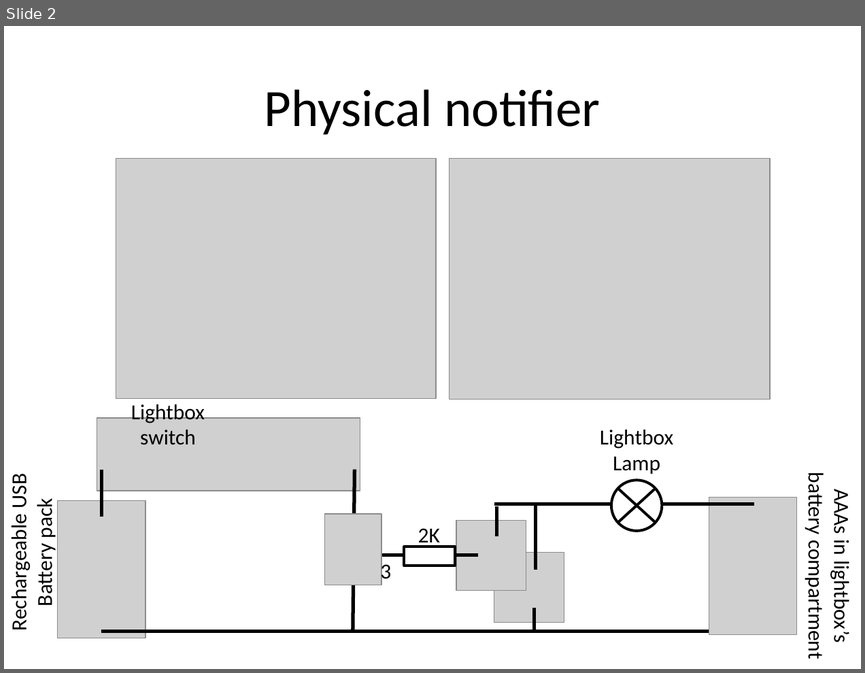
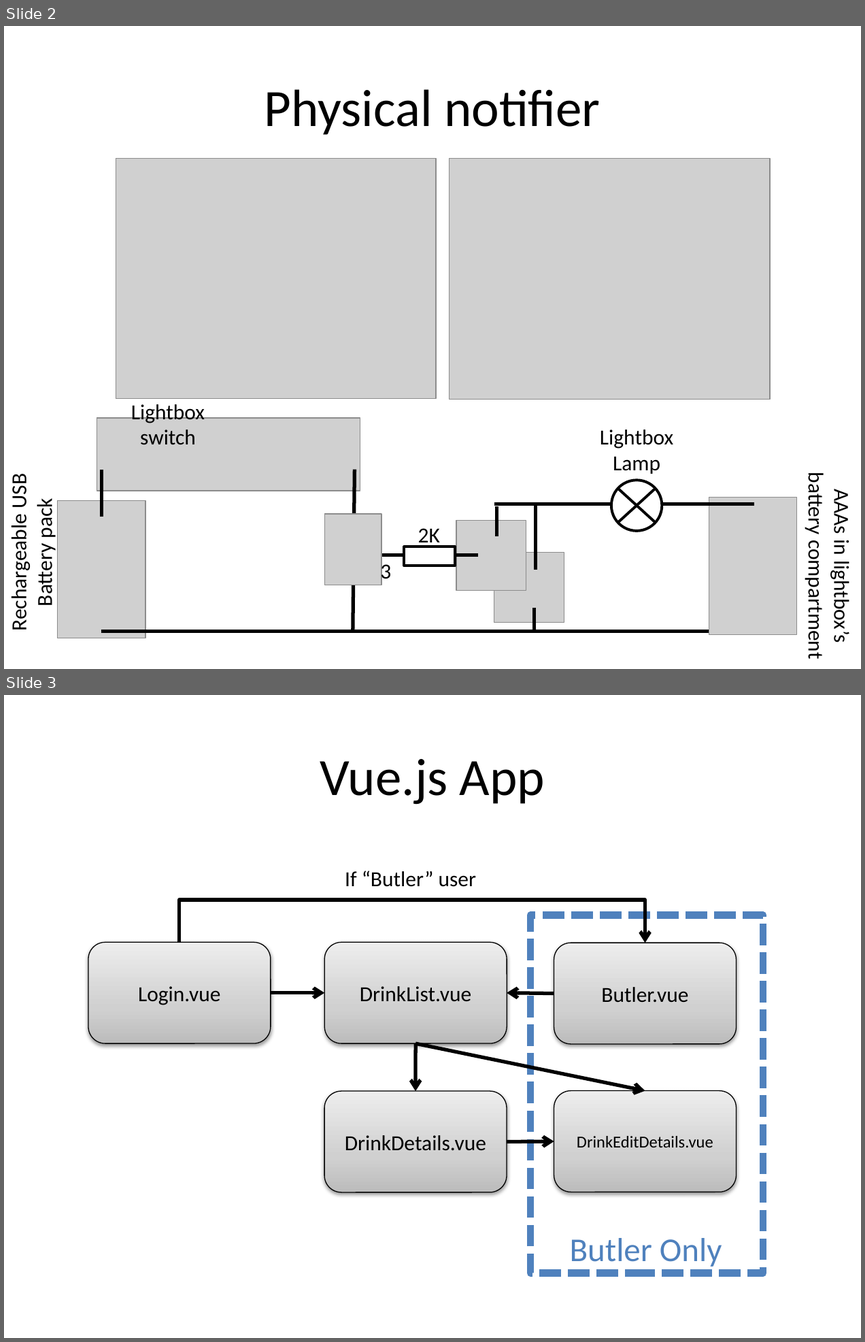
Before and after one commit to burrowsa/christmas-bar, a slide deck: Christmas Bar.pptx. Shown one above the other, each under a label of ours: slide 2 before the commit, slides 2 and 3 after it. The pictures are 865x673 and 865x1342 pixels, drawn with LibreOffice and Linux fonts; fonts in the diff are those of the drawing; grey boxes stand for pictures. Boxes give left, top, right and bottom in pixels: in the first picture for what was removed or moved away, otherwise in the second. Text is boxed around its words. In the diff, an @@ line names an element or a change of style, - is before the commit and + after.

```diff
--- a/Christmas Bar.pptx
+++ b/Christmas Bar.pptx
@@ slide 3 added at box(4, 695, 861, 1338), background #FFFFFF @@
@@ title added at box(320, 759, 545, 804), 44 pt, text #000000 @@
+Vue.js App
@@ text added at box(345, 870, 476, 887), 18 pt, text #000000 @@
+If “Butler” user
@@ elbow arrow added from (179, 942) to (645, 943), #000000 3 pt @@
@@ rectangle added at box(530, 915, 763, 1272), outline #4F81BD 6 pt dashed @@
@@ rounded rectangle added at box(88, 942, 271, 1043), fill gradient #BDBDBD to #D1D1D1 to #EEEEEE, outline #000000 0.75 pt, 18 pt, text #000000 @@
+Login.vue
@@ rounded rectangle added at box(324, 942, 507, 1043), fill gradient #BDBDBD to #D1D1D1 to #EEEEEE, outline #000000 0.75 pt, 18 pt, text #000000 @@
+DrinkList.vue
@@ rounded rectangle added at box(554, 943, 736, 1044), fill gradient #BDBDBD to #D1D1D1 to #EEEEEE, outline #000000 0.75 pt, 18 pt, text #000000 @@
+Butler.vue
@@ arrow added from (271, 992) to (324, 992), #000000 3 pt @@
@@ arrow added from (554, 993) to (507, 992), #000000 3 pt @@
@@ arrow added from (415, 1043) to (415, 1091), #000000 3 pt @@
@@ arrow added from (415, 1043) to (645, 1091), #000000 3 pt @@
@@ rounded rectangle added at box(324, 1091, 507, 1192), fill gradient #BDBDBD to #D1D1D1 to #EEEEEE, outline #000000 0.75 pt, 18 pt, text #000000 @@
+DrinkDetails.vue
@@ rounded rectangle added at box(554, 1091, 736, 1192), fill gradient #BDBDBD to #D1D1D1 to #EEEEEE, outline #000000 0.75 pt, 14 pt, text #000000 @@
+DrinkEditDetails.vue
@@ arrow added from (507, 1141) to (554, 1141), #000000 3 pt @@
@@ text added at box(570, 1238, 721, 1266), 28 pt, text #4F81BD @@
+Butler Only
```
Also in this commit, not shown: 3 other files.
